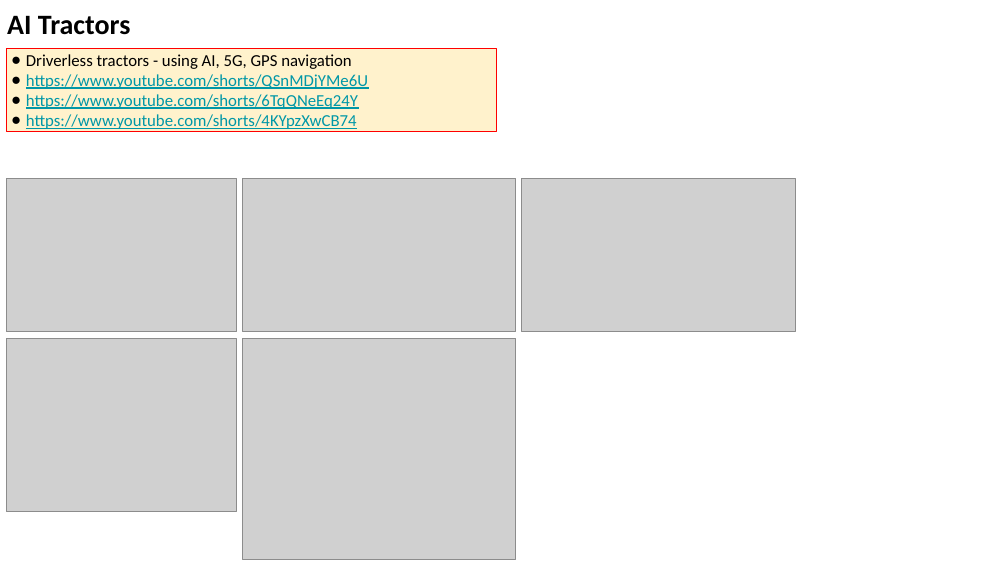
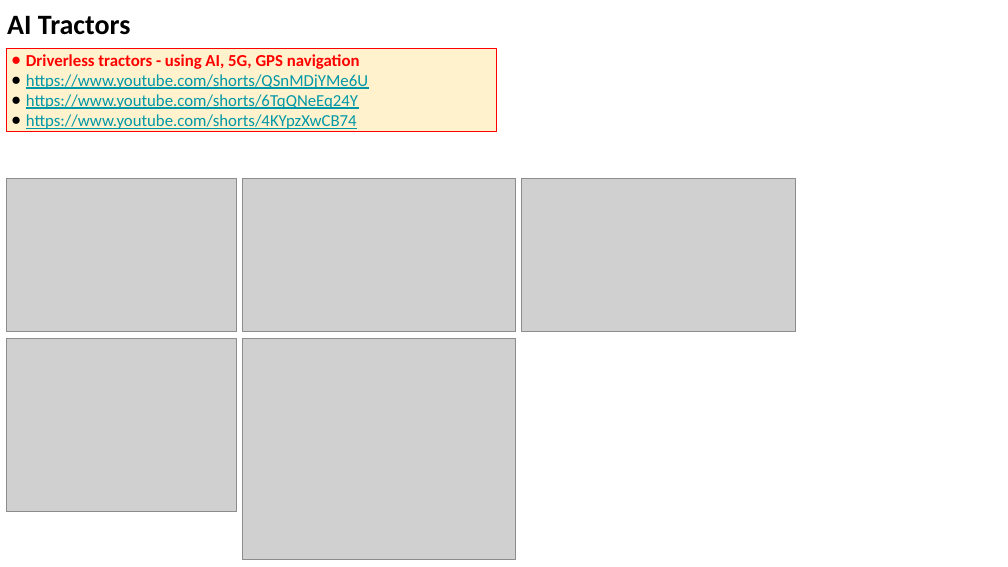
Before and after one commit to lselector/seminar, a slide deck: slide 19 of 2025/2025-05-30-AI-Updates.pptx (slide 17 before the commit). Drawn at 1008x567 pixels with LibreOffice and Linux fonts; fonts in the diff are those of the drawing; grey boxes stand for pictures. Boxes give left, top, right and bottom in pixels: in the first picture for what was removed or moved away, otherwise in the second. Text is boxed around its words. In the diff, an @@ line names an element or a change of style, - is before the commit and + after.

```diff
--- a/2025/2025-05-30-AI-Updates.pptx
+++ b/2025/2025-05-30-AI-Updates.pptx
@@ text in rectangle at (x1=26, y1=54, x2=360, y2=69): text colour #000000 to #FF0000, bold on in "Driverless tractors - using AI, 5G, GPS ..."; bullet colour #000000 to #FF0000 @@
```
Also in this commit, not shown: 14 other slides changed, 1 slide added.
